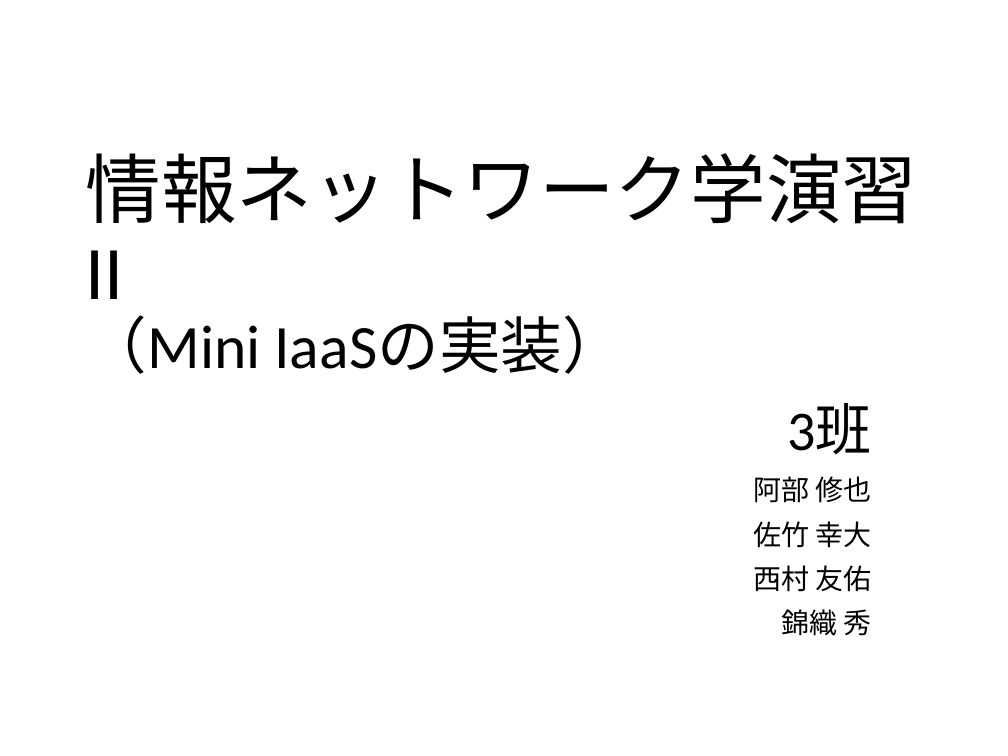
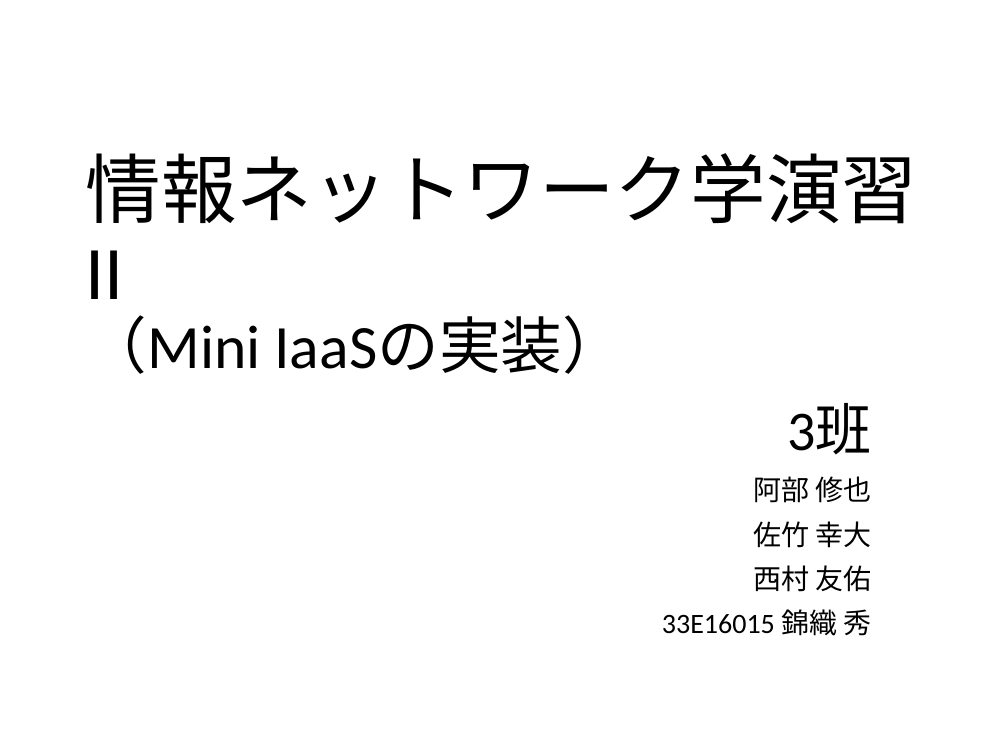
Before and after one commit to handai-trema/IaaS-amn, a slide deck: slide 1 of report_slide.pptx. Drawn at 1008x756 pixels with LibreOffice and Linux fonts; fonts in the diff are those of the drawing. Boxes give left, top, right and bottom in pixels: in the first picture for what was removed or moved away, otherwise in the second. Text is boxed around its words. In the diff, an @@ line names an element or a change of style, - is before the commit and + after.

```diff
--- a/report_slide.pptx
+++ b/report_slide.pptx
@@ subtitle at [662,609,872,636]: text changed @@
-錦織 秀
+33E16015 錦織 秀
```
Also in this commit, not shown: 21 other slides changed, 7 slides added, 5 slides removed.
